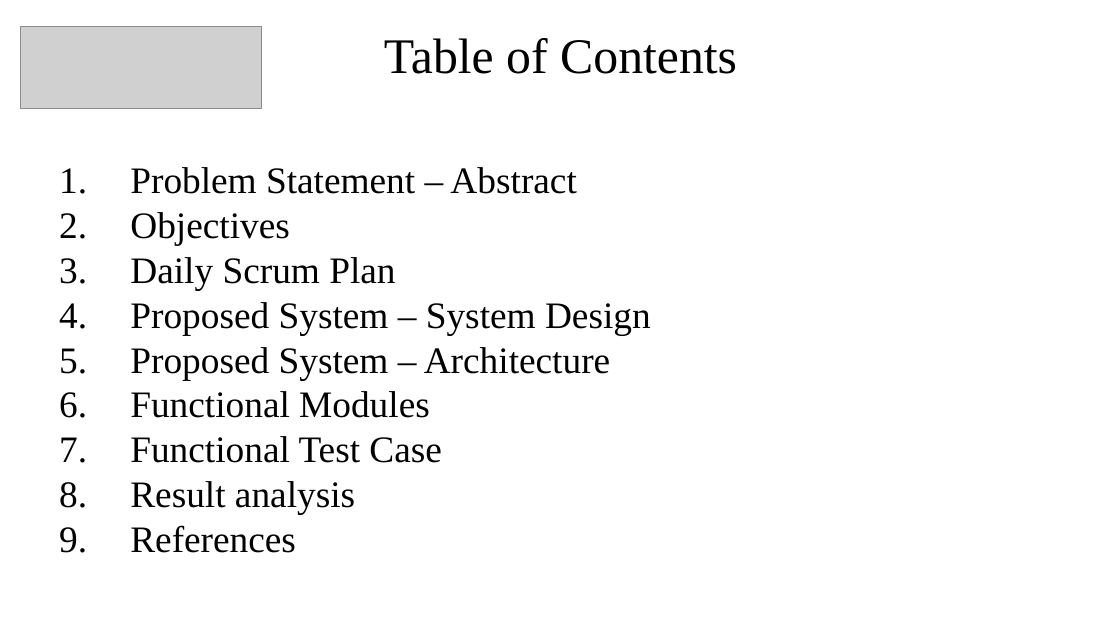
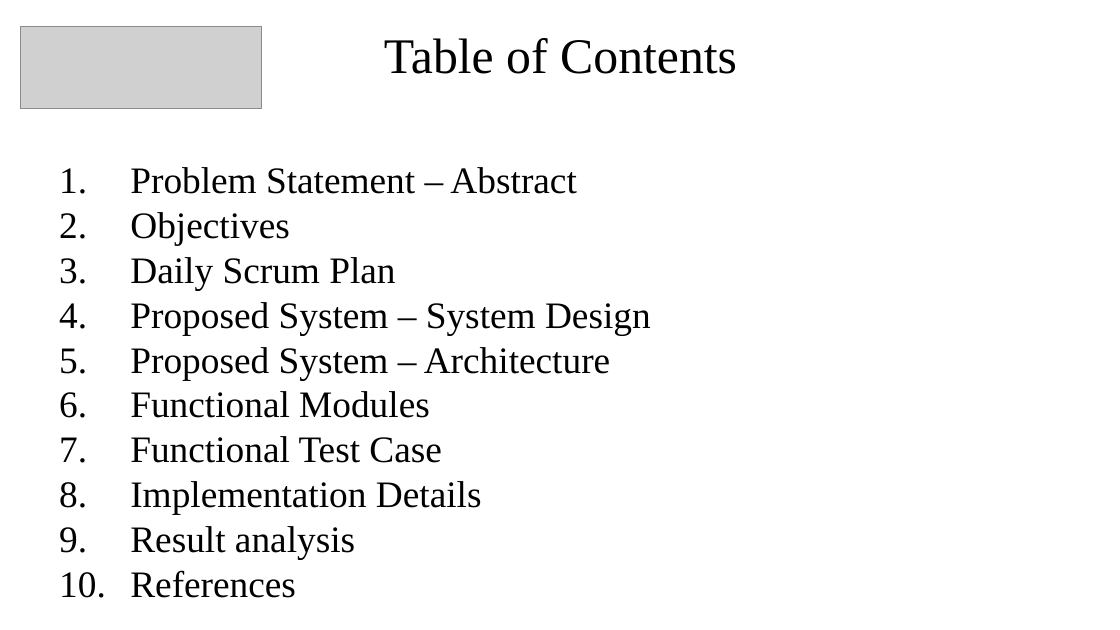
Before and after one commit to Rekklessss/fastchain, a slide deck: slide 2 of Docs/FASTChain-PPT-Review-1.pptx. Drawn at 1120x630 pixels with LibreOffice and Linux fonts; fonts in the diff are those of the drawing; grey boxes stand for pictures. Boxes give left, top, right and bottom in pixels: in the first picture for what was removed or moved away, otherwise in the second. Text is boxed around its words. In the diff, an @@ line names an element or a change of style, - is before the commit and + after.

Commit message:
Added PPT v2

```diff
--- a/Docs/FASTChain-PPT-Review-1.pptx
+++ b/Docs/FASTChain-PPT-Review-1.pptx
@@ text at [130, 481, 482, 514]: paragraph added @@
+8. Implementation Details
```
Also in this commit, not shown: 7 slides added, 3 other files.
